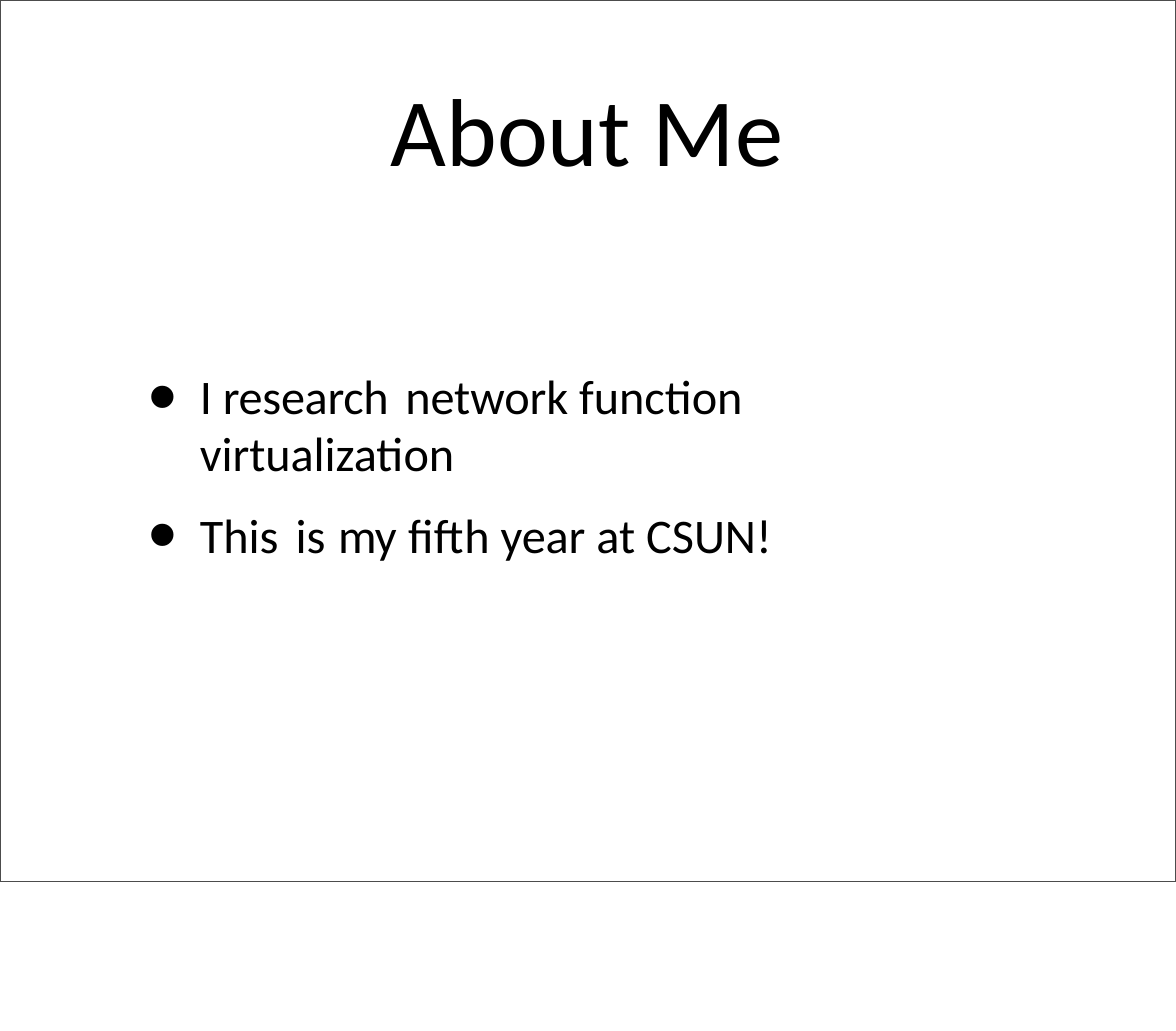
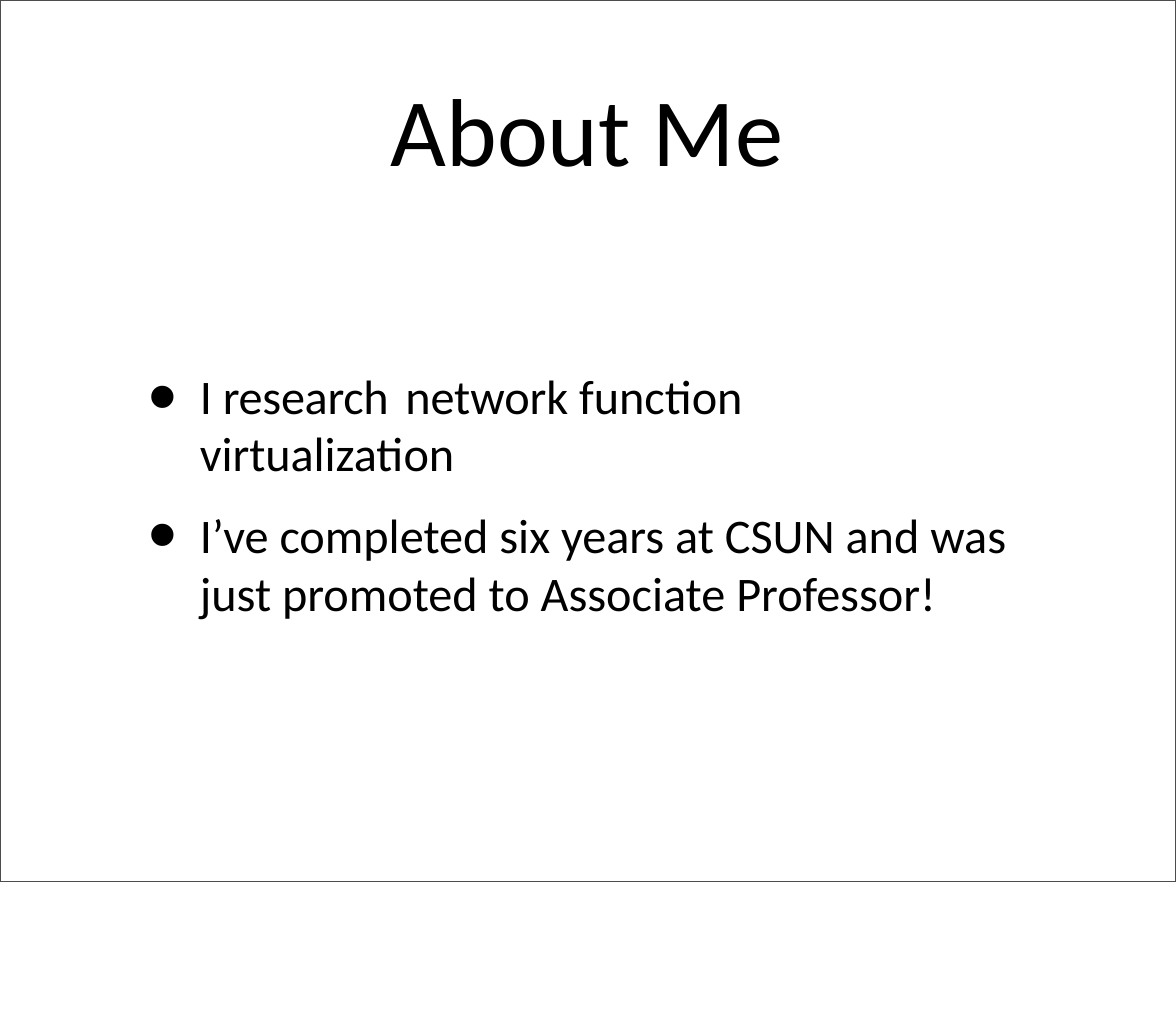
Before and after one commit to mjalalit/COMP110, a slide deck: slide 2 of lecture/week_1/week_1_notes_1.pptx. Drawn at 1176x1031 pixels with LibreOffice and Linux fonts; fonts in the diff are those of the drawing. Boxes give left, top, right and bottom in pixels: in the first picture for what was removed or moved away, otherwise in the second. Text is boxed around its words. In the diff, an @@ line names an element or a change of style, - is before the commit and + after.

```diff
--- a/lecture/week_1/week_1_notes_1.pptx
+++ b/lecture/week_1/week_1_notes_1.pptx
@@ text at [200,519,1006,620]: text changed @@
-• This is my fifth year at CSUN!
+• I’ve completed six years at CSUN and was just promoted to Associate Professor!
```
Also in this commit, not shown: 4 other files.
